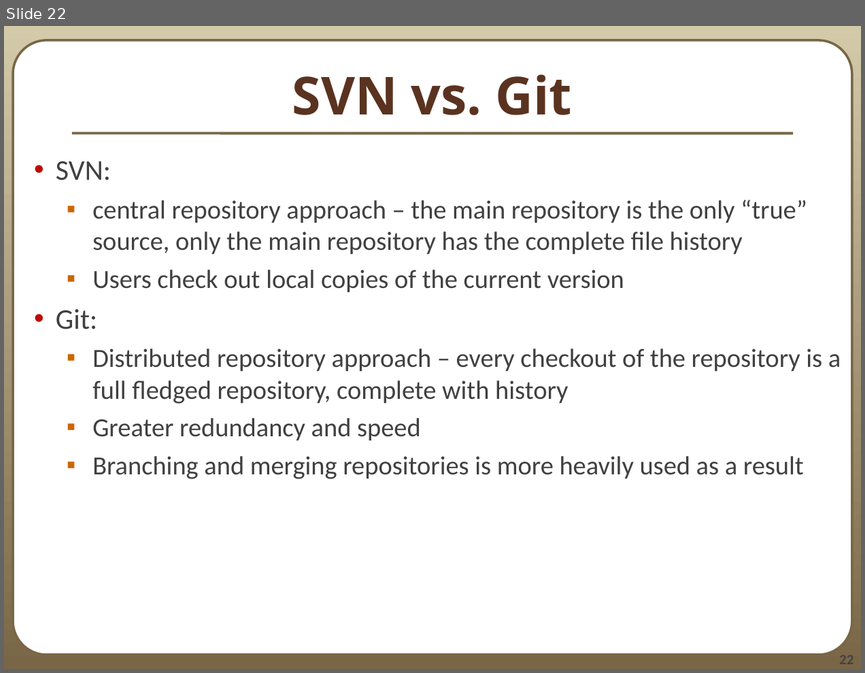
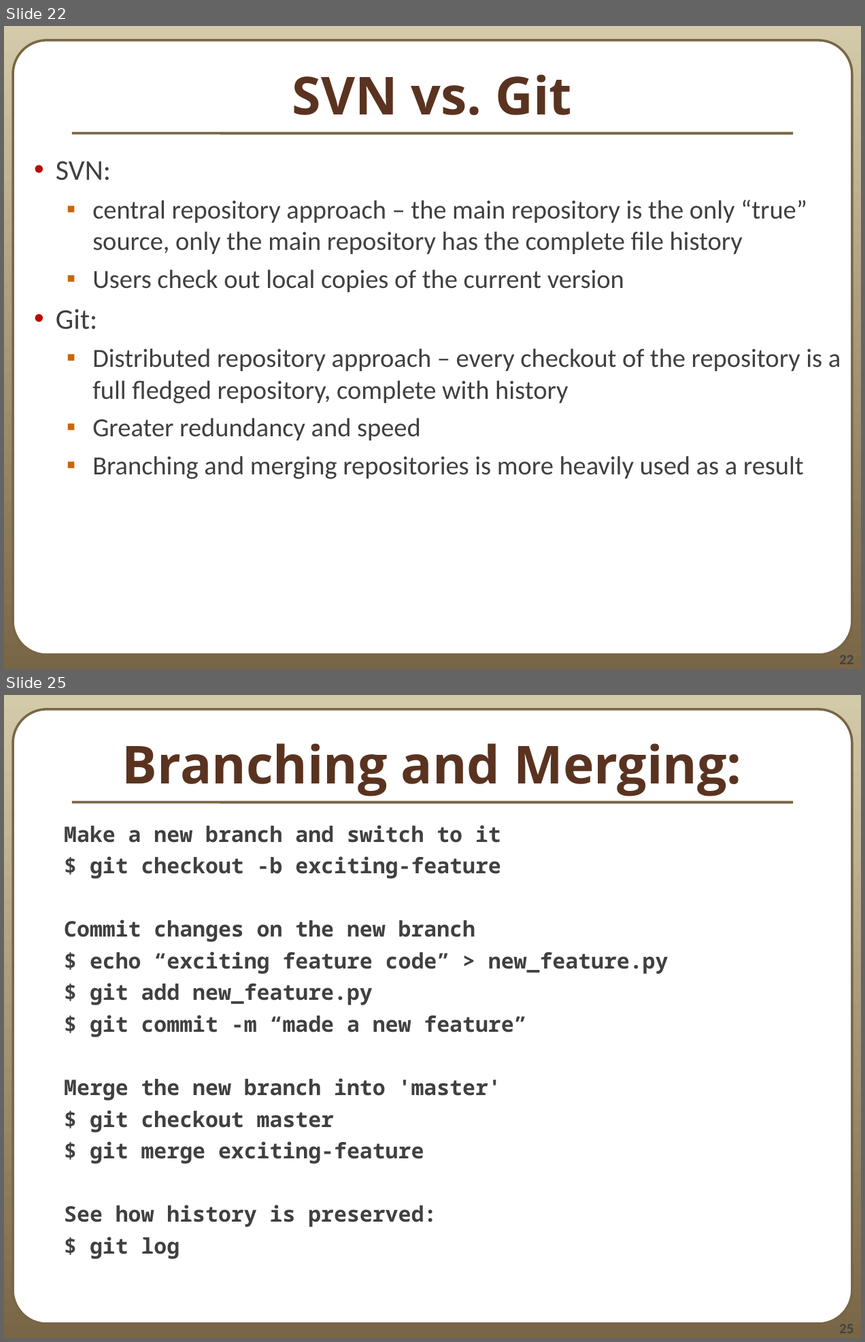
Before and after one commit to rdeits/git-tutorial, a slide deck: 390aGitIntro_12au.odp. Shown one above the other, each under a label of ours: slide 22 before the commit, slides 22 and 25 after it; the slides between them are not shown. The pictures are 865x673 and 865x1342 pixels, drawn with LibreOffice and Linux fonts; fonts in the diff are those of the drawing. Boxes give left, top, right and bottom in pixels: in the first picture for what was removed or moved away, otherwise in the second. Text is boxed around its words. In the diff, an @@ line names an element or a change of style, - is before the commit and + after.

```diff
--- a/390aGitIntro_12au.odp
+++ b/390aGitIntro_12au.odp
@@ slide 25 added at bbox=[4, 695, 861, 1338], background gradient #D3CAAA to #796646; not listed: 3 template elements that a slide beside it also shows @@
@@ title added at bbox=[122, 743, 741, 796], 44 pt, text #5A3320, bold @@
+Branching and Merging:
@@ text added at bbox=[64, 825, 668, 1259], 18 pt, text #404040, bold @@
+Make a new branch and switch to it
+$ git checkout -b exciting-feature
+Commit changes on the new branch
+$ echo “exciting feature code” > new_feature.py
+$ git add new_feature.py
+$ git commit -m “made a new feature”
+Merge the new branch into 'master'
+$ git checkout master
+$ git merge exciting-feature
+See how history is preserved:
+$ git log
```
Also in this commit, not shown: 1 slide changed, 4 other slides added, 1 slide removed.
